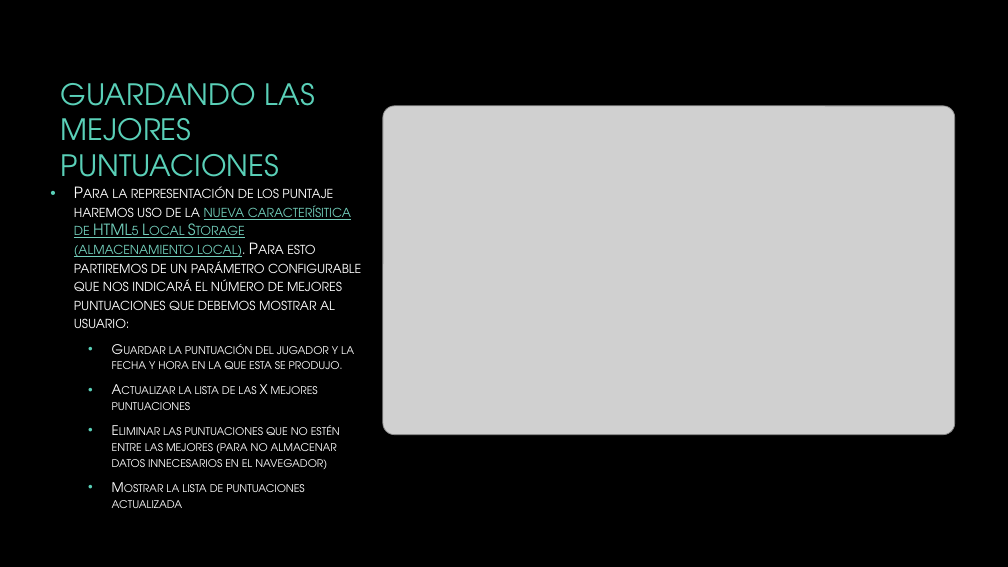
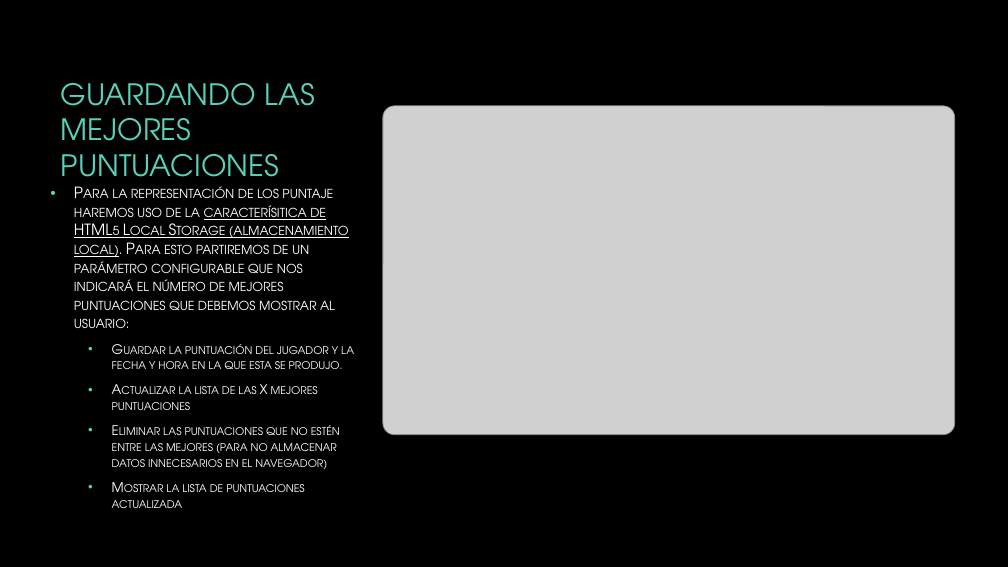
Before and after one commit to AlexGranda/Javascript, a slide deck: slide 9 of ProyectoIBim/Jueguito.pptx. Drawn at 1008x567 pixels with LibreOffice and Linux fonts; fonts in the diff are those of the drawing; grey boxes stand for pictures; background and template pictures are left out. Boxes give left, top, right and bottom in pixels: in the first picture for what was removed or moved away, otherwise in the second. Text is boxed around its words. In the diff, an @@ line names an element or a change of style, - is before the commit and + after.

```diff
--- a/ProyectoIBim/Jueguito.pptx
+++ b/ProyectoIBim/Jueguito.pptx
@@ text at (74, 186, 349, 328): text changed @@
-• Para la representación de los puntaje haremos uso de la nueva caracterísitica de HTML5 Local Storage (almacenamiento local). Para esto partiremos de un parámetro configurable que nos indicará el número de mejores puntuaciones que debemos mostrar al usuario:
+• Para la representación de los puntaje haremos uso de la caracterísitica de HTML5 Local Storage (almacenamiento local). Para esto partiremos de un parámetro configurable que nos indicará el número de mejores puntuaciones que debemos mostrar al usuario:
```
Also in this commit, not shown: 2 other slides changed.
